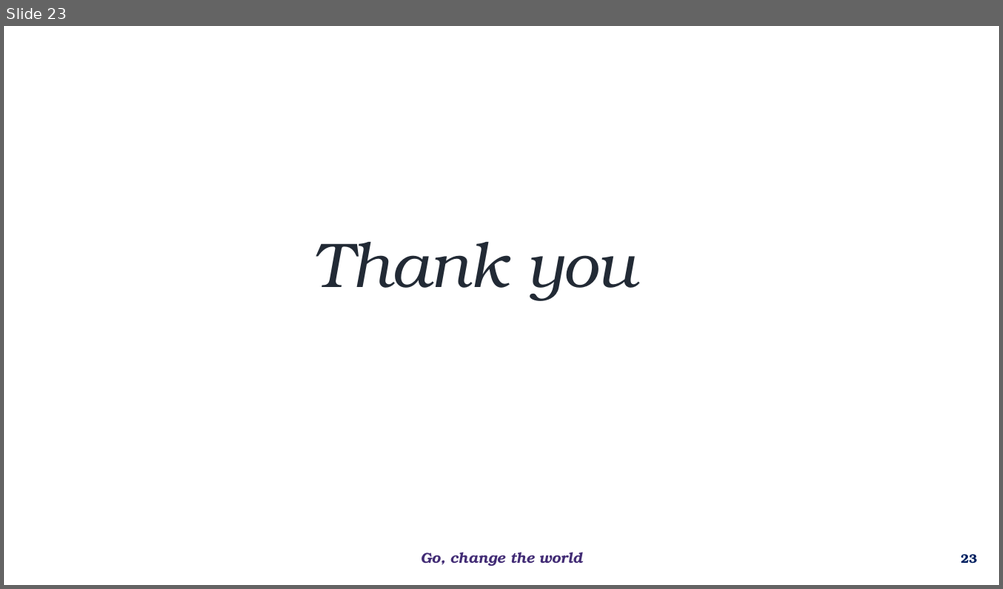
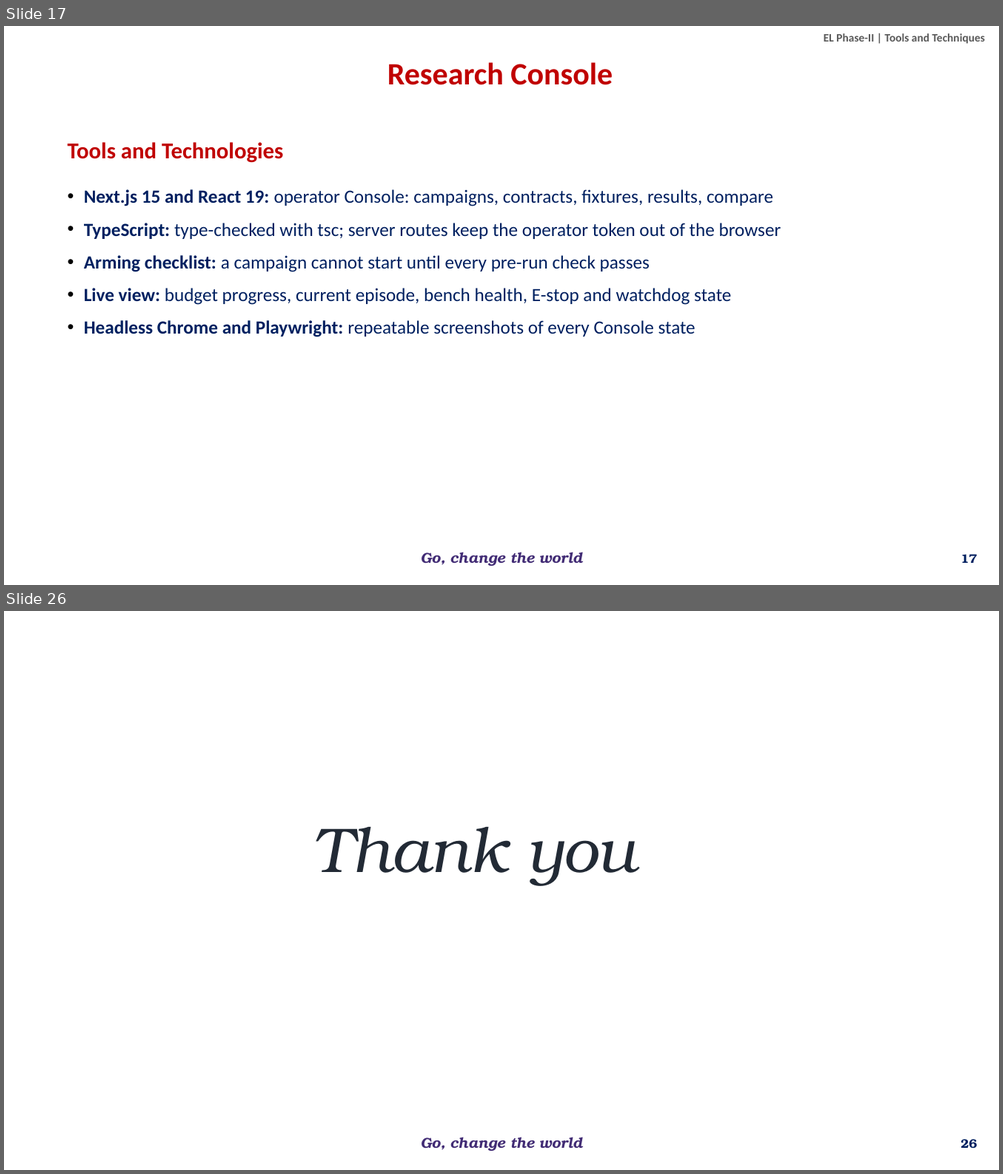
Before and after one commit to overclocked-2124/ChipCheck, a slide deck: docs/presentation/AI-Driven Adaptive Physical Testing for Embedded Systems - Phase 2.pptx. Shown one above the other, each under a label of ours: slide 23 before the commit, slides 17 and 26 after it; the slides between them are not shown. The pictures are 1003x589 and 1003x1174 pixels, drawn with LibreOffice and Linux fonts; fonts in the diff are those of the drawing; background and template pictures are left out. Boxes give left, top, right and bottom in pixels: in the first picture for what was removed or moved away, otherwise in the second. Text is boxed around its words. In the diff, an @@ line names an element or a change of style, - is before the commit and + after.

```diff
--- a/docs/presentation/AI-Driven Adaptive Physical Testing for Embedded Systems - Phase 2.pptx
+++ b/docs/presentation/AI-Driven Adaptive Physical Testing for Embedded Systems - Phase 2.pptx
@@ slide 17 added at (4, 26, 999, 585), background #FFFFFF; not listed: 1 template element that a slide beside it also shows @@
@@ text added at (823, 33, 984, 44), 11 pt, text #595959, bold @@
+EL Phase-II | Tools and Techniques
@@ text added at (387, 62, 612, 85), 30 pt, text #C00000, bold @@
+Research Console
@@ text added at (68, 142, 283, 163), 22 pt, text #C00000, bold @@
+Tools and Technologies
@@ text added at (84, 190, 781, 338), 18 pt, text #002060 @@
+• Next.js 15 and React 19: operator Console: campaigns, contracts, fixtures, results, compare
+• TypeScript: type-checked with tsc; server routes keep the operator token out of the browser
+• Arming checklist: a campaign cannot start until every pre-run check passes
+• Live view: budget progress, current episode, bench health, E-stop and watchdog state
+• Headless Chrome and Playwright: repeatable screenshots of every Console state
@@ page number added at (960, 554, 976, 563), 12 pt, text #002060, bold @@
+17
@@ what was slide 23 is now slide 26 @@
@@ page number at (960, 1139, 976, 1148): text changed @@
-23
+26
```
Also in this commit, not shown: 17 slides changed, 3 other slides added, 1 slide removed.
